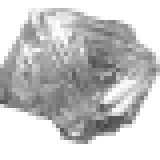
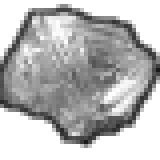
Comparing the layer stacks of the two 160x160 images. Changes:
added layer "outline" above "Pasted Layer" over [0, 4, 160, 148]
